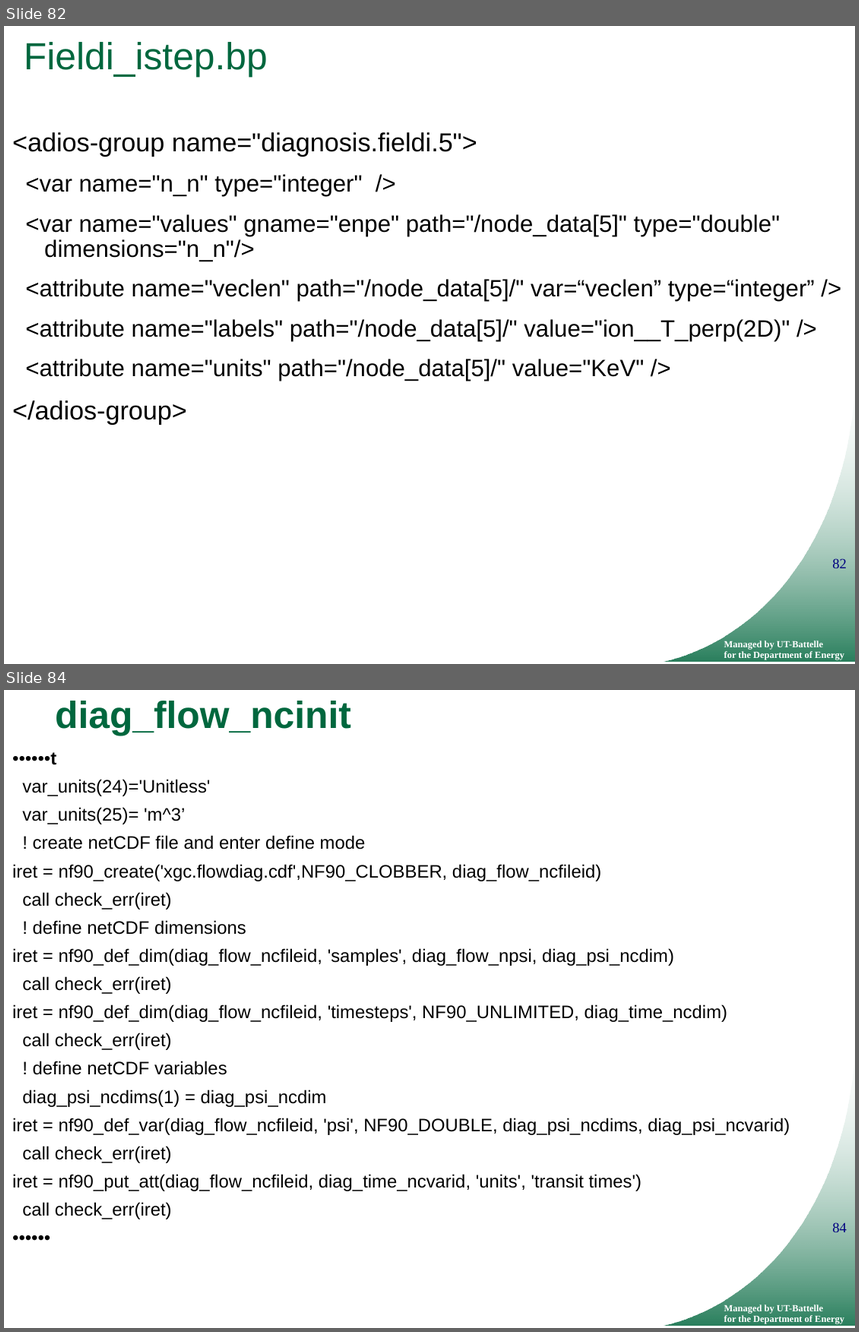
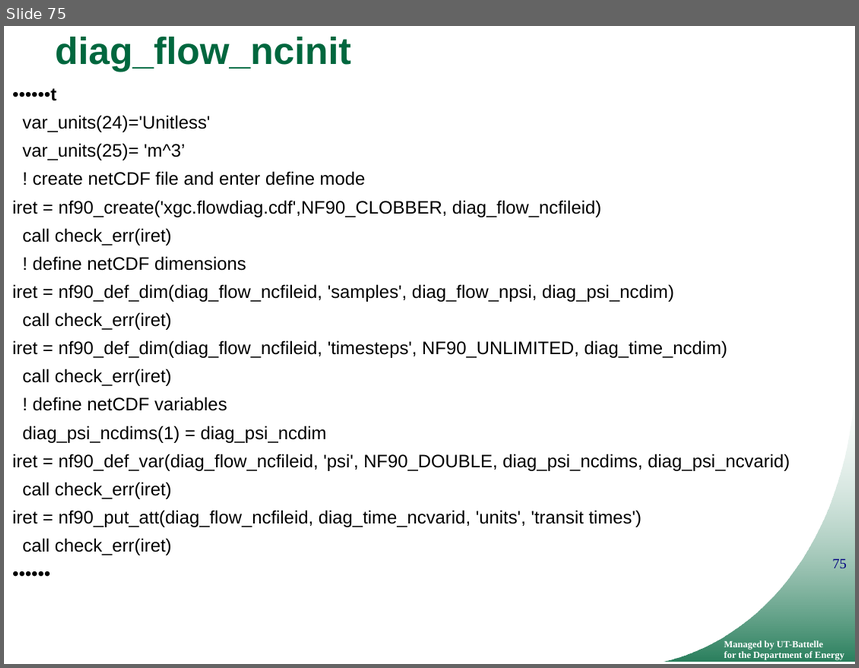
Before and after one commit to ornladios/ADIOS, a slide deck: tutorial/adios_api_scidac_tutorial.pptx. Shown one above the other, each under a label of ours: slides 82 and 84 before the commit, slide 75 after it; the slides between them are not shown. The pictures are 859x1332 and 859x668 pixels, drawn with LibreOffice and Linux fonts; fonts in the diff are those of the drawing; background and template pictures are left out. Boxes give left, top, right and bottom in pixels: in the first picture for what was removed or moved away, otherwise in the second. Text is boxed around its words. In the diff, an @@ line names an element or a change of style, - is before the commit and + after.

```diff
--- a/tutorial/adios_api_scidac_tutorial.pptx
+++ b/tutorial/adios_api_scidac_tutorial.pptx
@@ slide 82 removed at [4,26,855,664], background #FFFFFF; not listed: 3 template elements that a slide beside it also shows @@
@@ title removed at [24,42,268,78] @@
-Fieldi_istep.bp
@@ text removed at [12,132,815,424] @@
-<adios-group name="diagnosis.fieldi.5">
-<var name="n_n" type="integer" />
-<var name="values" gname="enpe" path="/node_data[5]" type="double" dimensions="n_n"/>
-<attribute name="veclen" path="/node_data[5]/" var=“veclen” type=“integer” />
-<attribute name="labels" path="/node_data[5]/" value="ion__T_perp(2D)" />
-<attribute name="units" path="/node_data[5]/" value="KeV" />
-</adios-group>
@@ what was slide 84 is now slide 75 @@
@@ page number at [832,560,847,569]: text changed @@
-84
+75
```
Also in this commit, not shown: 23 slides changed, 2 slides added, 13 other slides removed.
